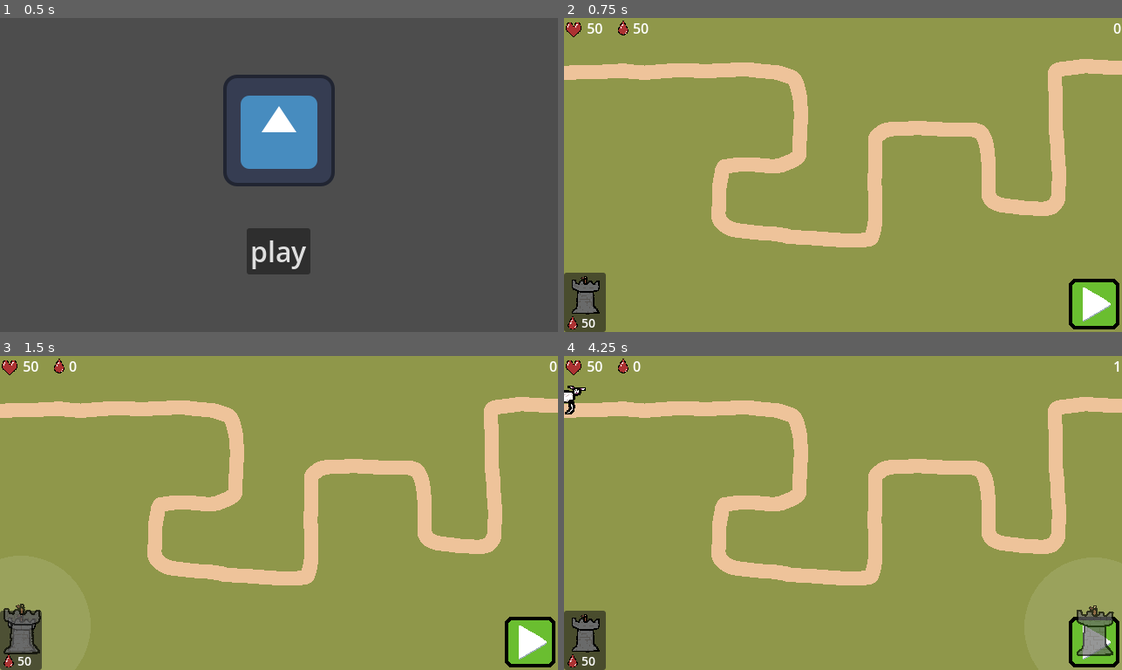
Above: before the commit, frames 1-4 (two rows, left to right).
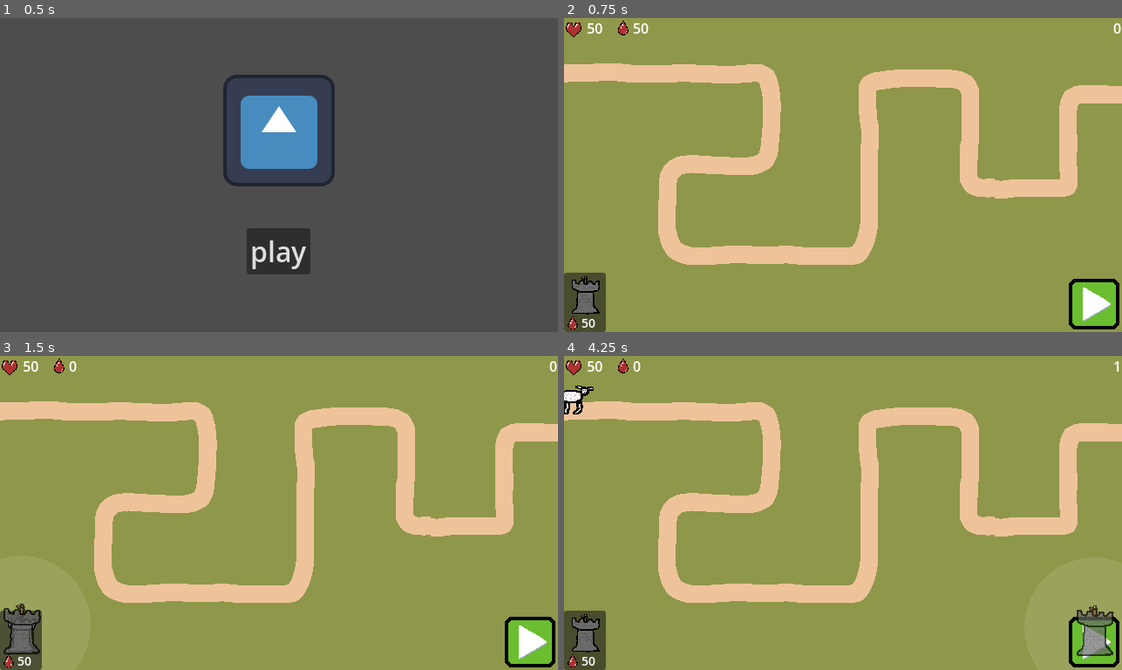
Above: after the commit, the same moments.

Repository: nieboczek/godot-brackeys-2026-1
Game: Godot game, scene res://scenes/main.tscn
Two runs of this game, one before a commit and one after it. Both use one fixed random seed, a clock stepped at 60 frames per second and the inputs below. The engine's default icon, where the game draws it, is replaced by a stand-in: a white triangle on a blue panel in a dark square.
Inputs (mouse positions are in pixels of both pictures, inside the frame that each line leads up to):
- Up to frame 1 (0.5 s): no input
- Up to frame 2 (0.75 s): click "play" at 0.5 s
- Up to frame 3 (1.5 s): click (22, 641) at 1.25 s
- Up to frame 4 (4.25 s): click (1094, 641) at 2 s; click (1094, 641) at 2.75 s; click (1094, 641) at 3.5 s

Frame 1 is identical in both runs. In frame 2, 15% of the frame differs, in the area x 0-100%, y 13-79%; in frame 3, 15%; in frame 4, 15%, in the area x 0-100%, y 9-79%.

Commit message:
change map texture to be more 'professional'

Diff:
--- a/scenes/game.tscn
+++ b/scenes/game.tscn
@@ -11,9 +11,9 @@
 
 [sub_resource type="Curve2D" id="Curve2D_lbhrr"]
 _data = {
-"points": PackedVector2Array(0, 0, 0, 0, -40, 64, 0, 0, 0, 0, 235, 61, 0, 0, 0, 0, 266, 72, 0, 0, 0, 0, 271, 154, 0, 0, 0, 0, 255, 168, 0, 0, 0, 0, 183, 169, 0, 0, 0, 0, 176, 231, 0, 0, 0, 0, 201, 243, 0, 0, 0, 0, 339, 257, 0, 0, 0, 0, 352, 247, 0, 0, 0, 0, 356, 139, 0, 0, 0, 0, 369, 126, 0, 0, 0, 0, 473, 129, 0, 0, 0, 0, 485, 144, 0, 0, 0, 0, 486, 206, 0, 0, 0, 0, 508, 214, 0, 0, 0, 0, 556, 217, 0, 0, 0, 0, 567, 204, 0, 0, 0, 0, 564, 57, 0.56447387, 0, -0.56447387, 0, 680, 57)
+"points": PackedVector2Array(0, 0, 0, 0, -31, 63, 0, 0, 0, 0, 231, 65, 0, 0, 0, 0, 238, 87, 0, 0, 0, 0, 234, 159, 0, 0, 0, 0, 219, 170, 0, 0, 0, 0, 127, 169, 0, 0, 0, 0, 118, 186, 0, 0, 0, 0, 120, 258, 0, 0, 0, 0, 139, 274, 0, 0, 0, 0, 333, 273, 0, 0, 0, 0, 349, 247, 0, 0, 0, 0, 349, 79, 0, 0, 0, 0, 363, 69, 0, 0, 0, 0, 454, 70, 0, 0, 0, 0, 466, 85, 0, 0, 0, 0, 465, 187, 0, 0, 0, 0, 474, 196, 0, 0, 0, 0, 575, 196, 0, 0, 0, 0, 579, 178, 0, 0, 0, 0, 580, 98, 0, 0, 0, 0, 593, 87, 0.56447387, 0, -0.56447387, 0, 677, 88)
 }
-point_count = 20
+point_count = 22
 
 [node name="Game" type="Node2D" unique_id=183484459 node_paths=PackedStringArray("path", "towers")]
 script = ExtResource("1_uwrxv")
Binary file added: assets/deco/grass_1.png
Not shown, added: assets/deco/grass_1.png.import
Binary file added: assets/deco/rock_1.png
Not shown, added: assets/deco/rock_1.png.import
Binary file changed: assets/map_test.png
